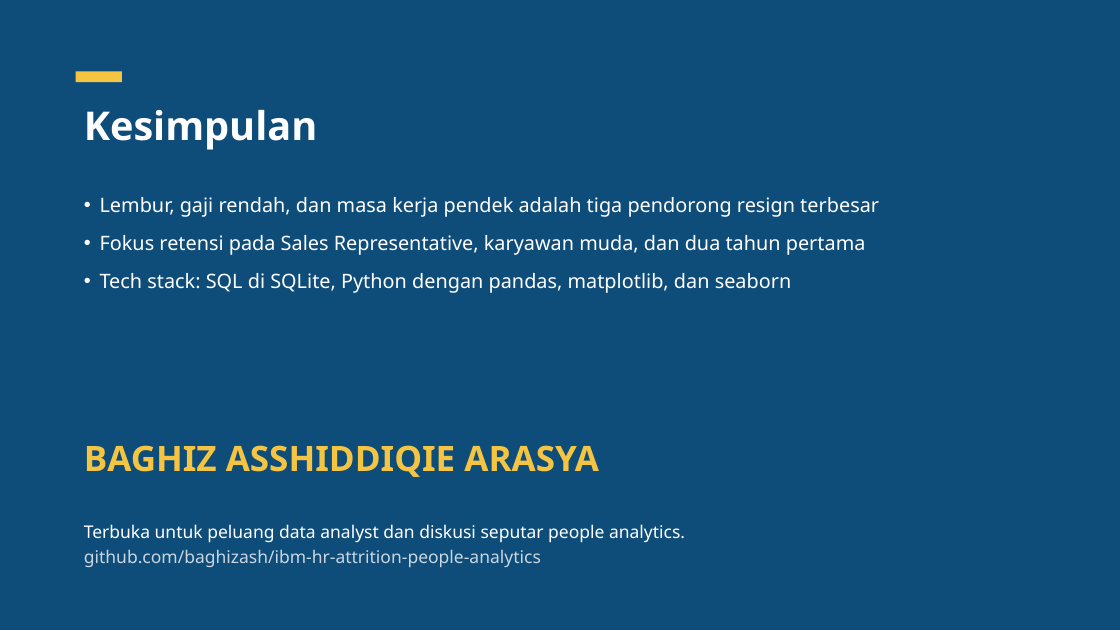
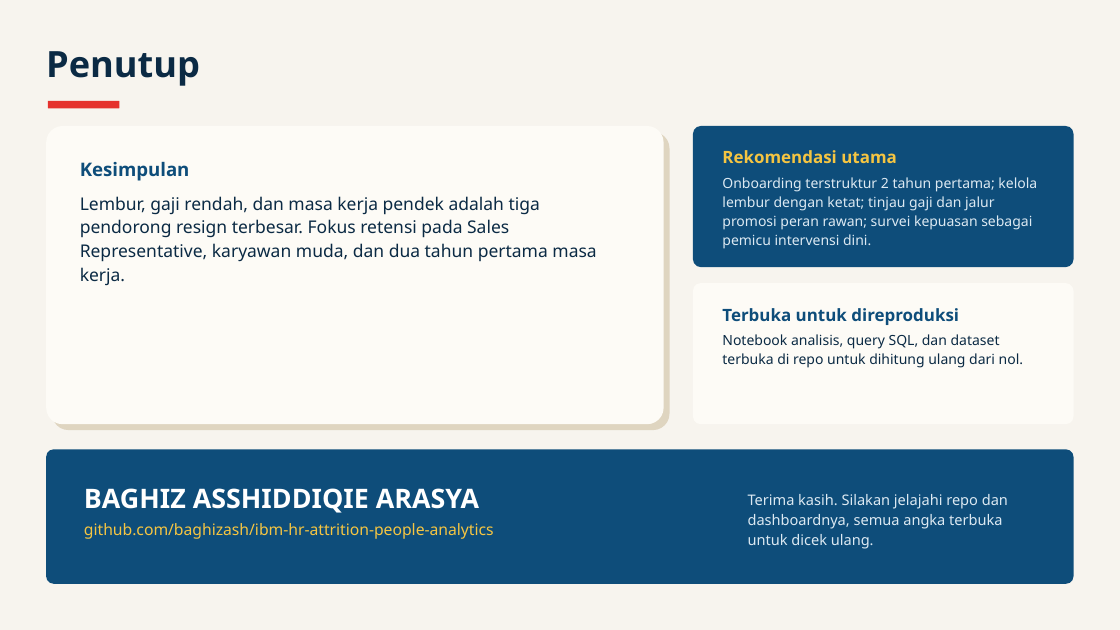
Before and after one commit to baghizash/ibm-hr-attrition-people-analytics, a slide deck: slide 10 of Portofolio-Analisis-HR-Attrition.pptx. Drawn at 1120x630 pixels with LibreOffice and Linux fonts; fonts in the diff are those of the drawing. Boxes give left, top, right and bottom in pixels: in the first picture for what was removed or moved away, otherwise in the second. Text is boxed around its words. In the diff, an @@ line names an element or a change of style, - is before the commit and + after.

```diff
--- a/Portofolio-Analisis-HR-Attrition.pptx
+++ b/Portofolio-Analisis-HR-Attrition.pptx
@@ background #0E4D7A to #F7F4EE @@
@@ text added at [46, 51, 200, 86], 31 pt, text #0B2A44, bold @@
+Penutup
@@ rectangle removed at [76, 71, 122, 82] @@
@@ rounded rectangle added at [48, 101, 119, 108], fill #E5322D @@
@@ text removed at [84, 110, 317, 150] @@
-Kesimpulan
@@ rounded rectangle added at [46, 126, 664, 424], fill #FDFBF6 @@
@@ rounded rectangle added at [52, 132, 670, 430], fill #DFD5C0 @@
@@ rounded rectangle added at [693, 126, 1074, 267], fill #0E4D7A @@
@@ text at [80, 161, 596, 286]: text changed; size 17 to 15 pt; text colour #FFFFFF to #0B2A44 @@
-• Lembur, gaji rendah, dan masa kerja pendek adalah tiga pendorong resign terbesar
-• Fokus retensi pada Sales Representative, karyawan muda, dan dua tahun pertama
-• Tech stack: SQL di SQLite, Python dengan pandas, matplotlib, dan seaborn
+Kesimpulan
+Lembur, gaji rendah, dan masa kerja pendek adalah tiga pendorong resign terbesar. Fokus retensi pada Sales Representative, karyawan muda, dan dua tahun pertama masa kerja.
@@ text added at [722, 150, 1037, 249], 12 pt, text #DCE9F2 @@
+Rekomendasi utama
+Onboarding terstruktur 2 tahun pertama; kelola lembur dengan ketat; tinjau gaji dan jalur promosi peran rawan; survei kepuasan sebagai pemicu intervensi dini.
@@ rounded rectangle added at [693, 283, 1074, 424], fill #FDFBF6 @@
@@ text added at [722, 308, 1023, 368], 12 pt, text #0B2A44 @@
+Terbuka untuk direproduksi
+Notebook analisis, query SQL, dan dataset terbuka di repo untuk dihitung ulang dari nol.
@@ text removed at [84, 445, 599, 477] @@
-BAGHIZ ASSHIDDIQIE ARASYA
@@ rounded rectangle added at [46, 450, 1074, 584], fill #0E4D7A @@
@@ text "BAGHIZ ASSHIDDIQIE ARASYA": place and size @@
-text "BAGHIZ ASSHIDDIQIE ARASYA" at [84, 524, 685, 567]
+text "BAGHIZ ASSHIDDIQIE ARASYA" at [84, 488, 494, 539]
@@ text at [84, 488, 479, 513]: text changed; size 15 to 23 pt; bold on @@
-Terbuka untuk peluang data analyst dan diskusi seputar people analytics.
+BAGHIZ ASSHIDDIQIE ARASYA
@@ text added at [748, 494, 1008, 549], 12.5 pt, text #DCE9F2 @@
+Terima kasih. Silakan jelajahi repo dan dashboardnya, semua angka terbuka untuk dicek ulang.
@@ text at [84, 523, 494, 539]: size 15 to 13.5 pt, text colour #C9D6E2 to #F5C542 in "github.com/baghizash/ibm-hr-attrition-people-analytics"; line spacing 1 to 1.13 @@
```
Also in this commit, not shown: 8 other slides changed, 1 slide added, 1 slide removed.
